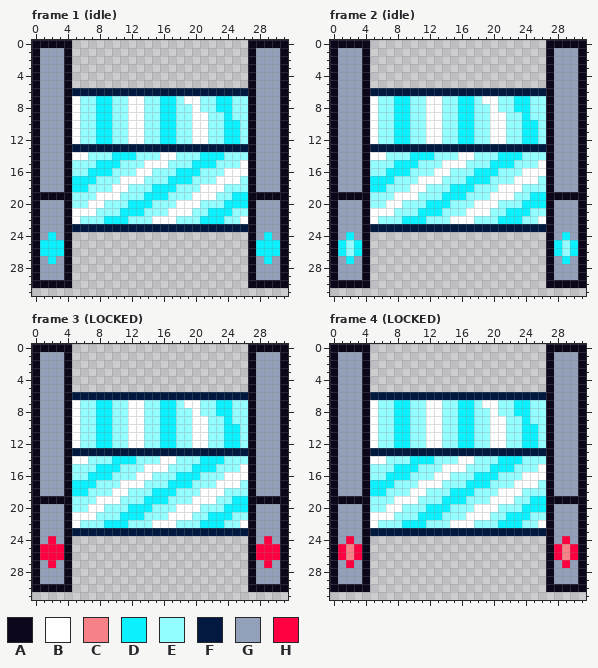
Pixel-art file, stored at public/assets/sprites/door_glass_single_north-south.aseprite. The picture above is the old version.
32x32 pixels, 14 frames. Shown: frame 1 (idle), frame 2 (idle), frame 3 (LOCKED), frame 4 (LOCKED). The commit also changed other frames, which this record leaves out.
Palette (. is transparent): A #0e071b  B #ffffff  C #f68187  D #0cf1ff  E #94fdff  F #03193f  G #92a1b9  H #ff0040
New version:
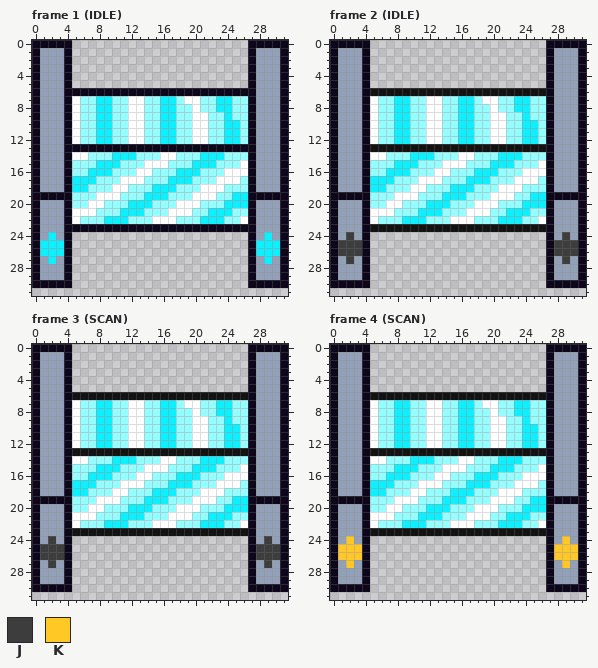
Colours new in this view: J #3d3d3d  K #ffc825
The edit:
layer "track" added
colour F: #03193f -> #131313
Frame 1 (IDLE), layer "GLASS_DOOR":
y 6: x 5..26 FFFFFFFFFFFFFFFFFFFFFF -> AAAAAAAAAAAAAAAAAAAAAA
y 13: x 5..26 FFFFFFFFFFFFFFFFFFFFFF -> AAAAAAAAAAAAAAAAAAAAAA
y 23: x 5..26 FFFFFFFFFFFFFFFFFFFFFF -> AAAAAAAAAAAAAAAAAAAAAA
Frame 2 (IDLE), layer "indicator_light":
y 24: x 2 D -> J; x 29 D -> J
y 25..26: x 1..3 DED -> JJJ; x 28..30 DED -> JJJ
y 27: x 2 D -> J; x 29 D -> J
Frame 3 (SCAN), layer "indicator_light":
y 24: x 2 H -> J; x 29 H -> J
y 25..26: x 1..3 HHH -> JJJ; x 28..30 HHH -> JJJ
y 27: x 2 H -> J; x 29 H -> J
Frame 4 (SCAN), layer "indicator_light":
y 24: x 2 H -> K; x 29 H -> K
y 25..26: x 1..3 HCH -> KKK; x 28..30 HCH -> KKK
y 27: x 2 H -> K; x 29 H -> K
